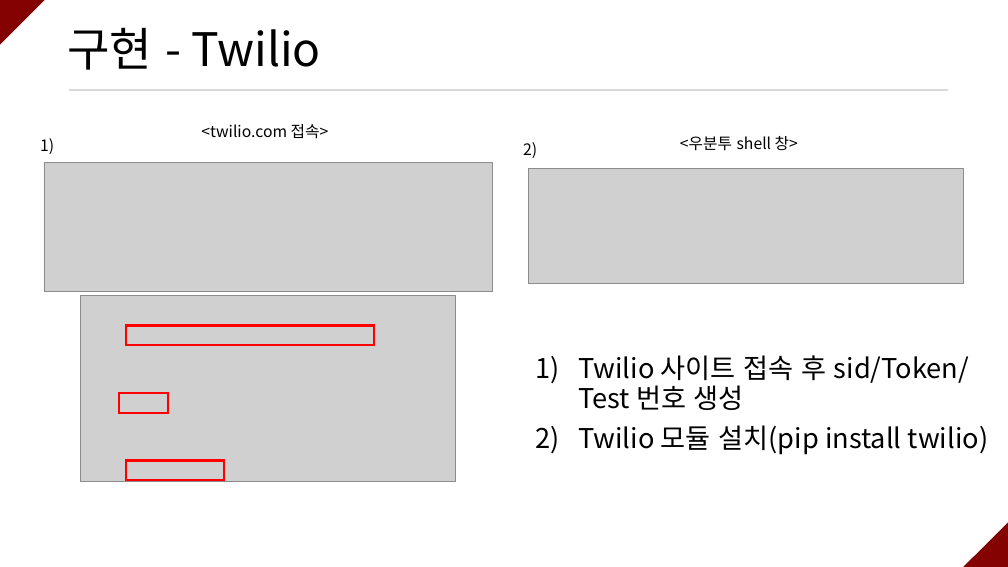
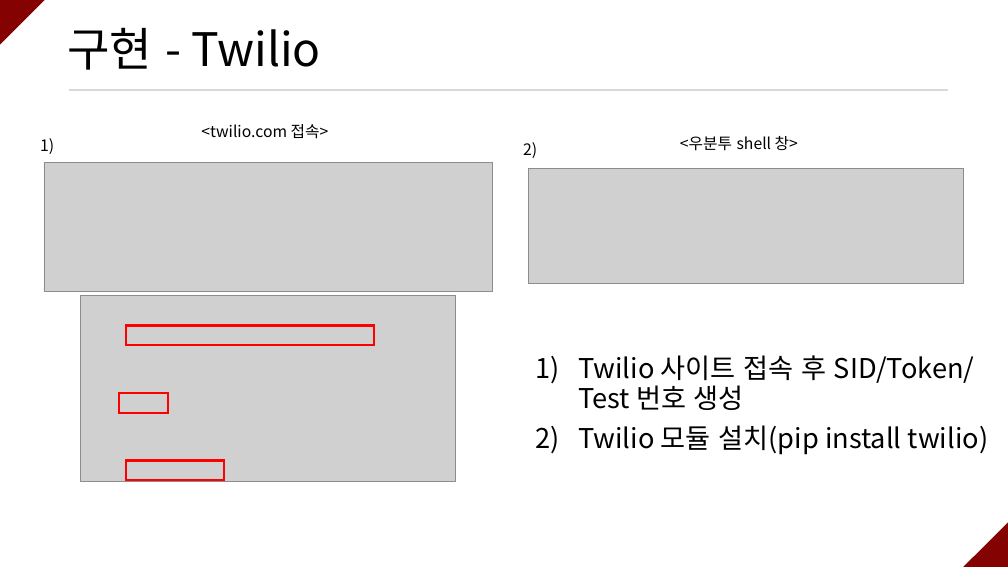
Before and after one commit to ramieeee/self_learning, a slide deck: slide 12 of semi_projects/보안탐지 및 SMS 알람/연람희_보안탐지 및 SMS 알람.pptx. Drawn at 1008x567 pixels with LibreOffice and Linux fonts; fonts in the diff are those of the drawing; grey boxes stand for pictures. Boxes give left, top, right and bottom in pixels: in the first picture for what was removed or moved away, otherwise in the second. Text is boxed around its words. In the diff, an @@ line names an element or a change of style, - is before the commit and + after.

```diff
--- a/semi_projects/보안탐지 및 SMS 알람/연람희_보안탐지 및 SMS 알람.pptx
+++ b/semi_projects/보안탐지 및 SMS 알람/연람희_보안탐지 및 SMS 알람.pptx
@@ text at (578, 355, 975, 410): text changed @@
-1) Twilio 사이트 접속 후 sid/Token/Test 번호 생성
+1) Twilio 사이트 접속 후 SID/Token/Test 번호 생성
```
Also in this commit, not shown: 2 other slides changed.
